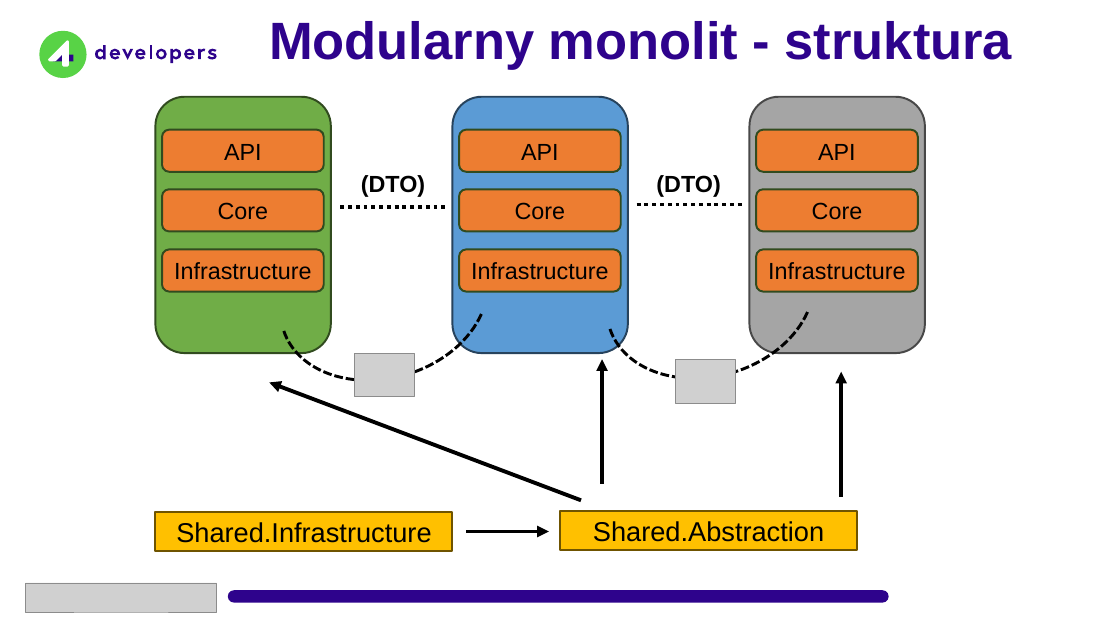
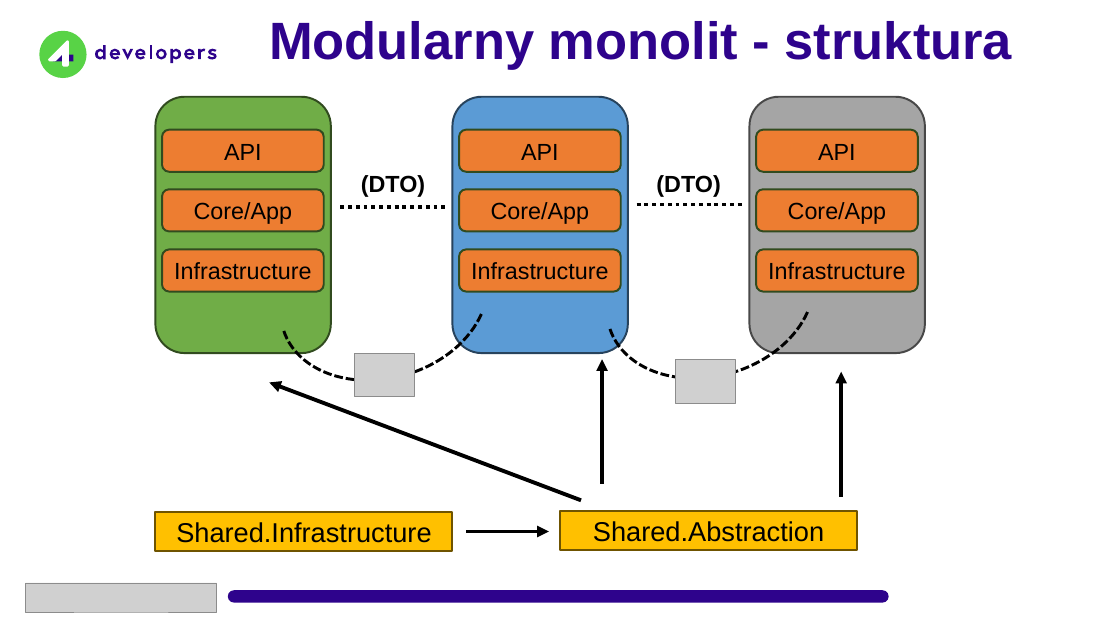
Before and after one commit to kamil-wysocki/4dev2024, a slide deck: slide 7 of 4Developers 2024.pptx. Drawn at 1120x630 pixels with LibreOffice and Linux fonts; fonts in the diff are those of the drawing; grey boxes stand for pictures; background and template pictures are left out. Boxes give left, top, right and bottom in pixels: in the first picture for what was removed or moved away, otherwise in the second. Text is boxed around its words. In the diff, an @@ line names an element or a change of style, - is before the commit and + after.

```diff
--- a/4Developers 2024.pptx
+++ b/4Developers 2024.pptx
@@ text in rounded rectangle at (194,202,293,224): text changed @@
-Core
+Core/App
@@ text in rounded rectangle at (491,202,590,224): text changed @@
-Core
+Core/App
@@ text in rounded rectangle at (788,202,887,224): text changed @@
-Core
+Core/App
```
Also in this commit, not shown: 6 other slides changed, 1 slide added, 1 slide removed.
